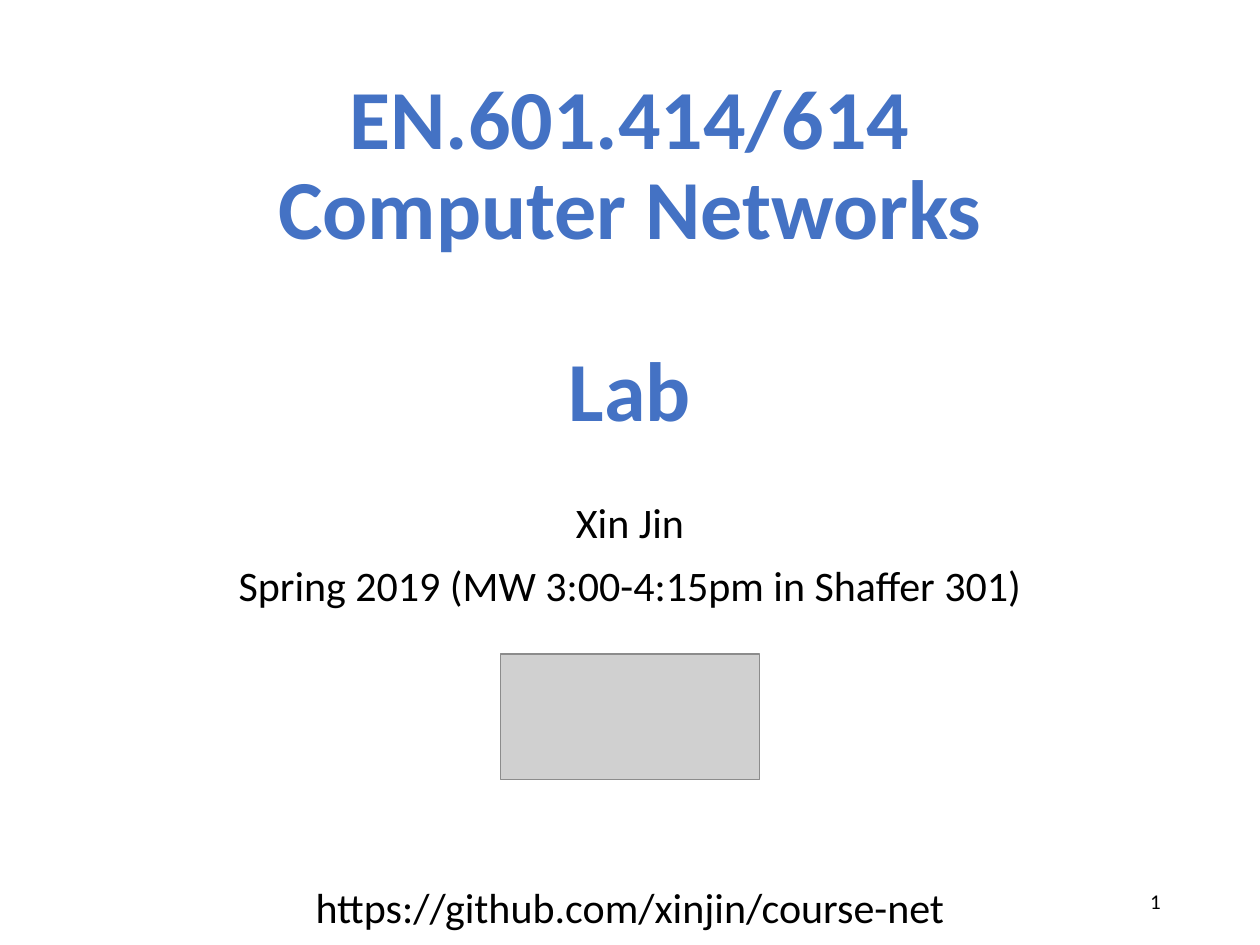
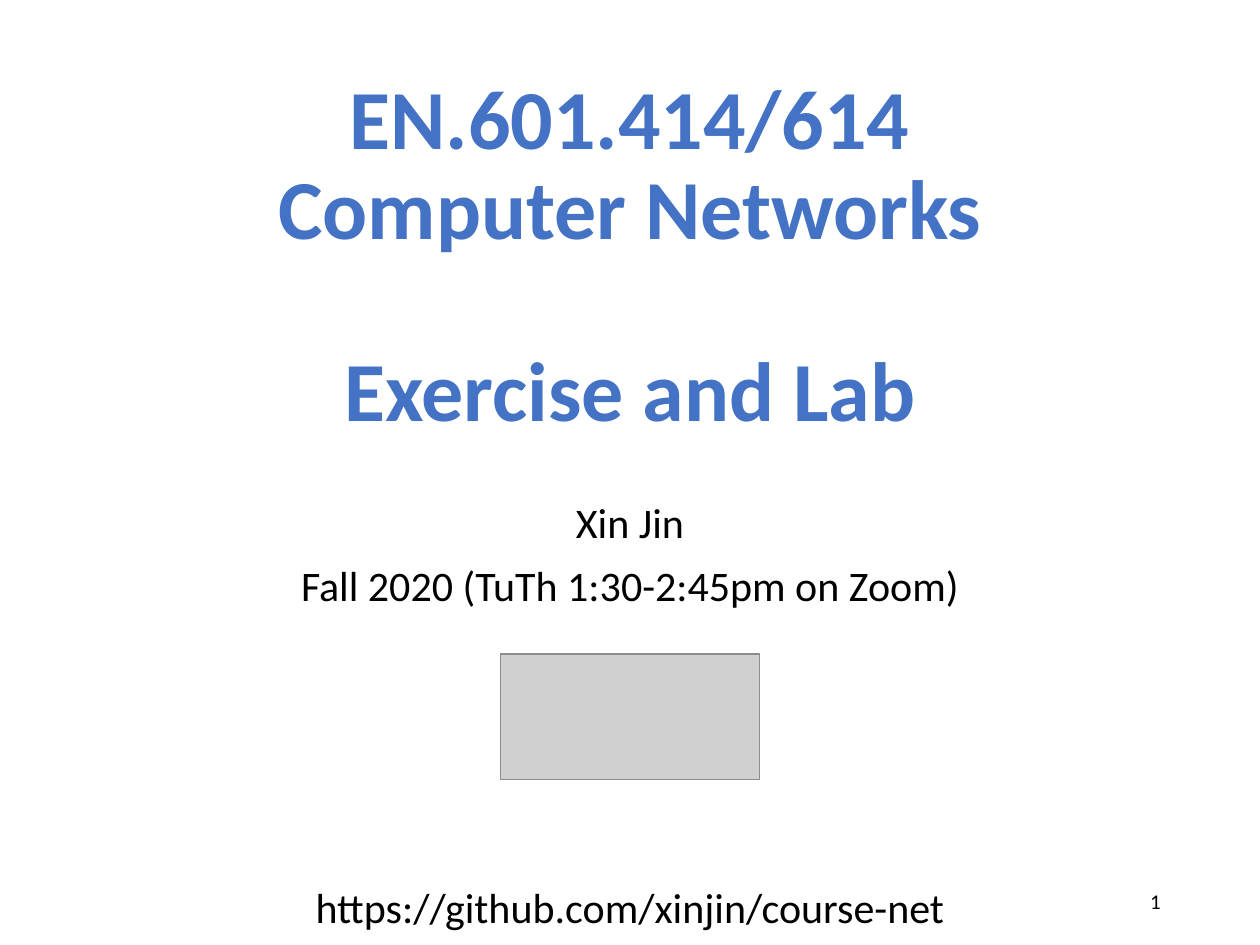
Before and after one commit to xinjin/course-net, a slide deck: slide 1 of slides/lab01.pptx. Drawn at 1260x945 pixels with LibreOffice and Linux fonts; fonts in the diff are those of the drawing; grey boxes stand for pictures. Boxes give left, top, right and bottom in pixels: in the first picture for what was removed or moved away, otherwise in the second. Text is boxed around its words. In the diff, an @@ line names an element or a change of style, - is before the commit and + after.

```diff
--- a/slides/lab01.pptx
+++ b/slides/lab01.pptx
@@ title at bbox=[278, 90, 981, 422]: text changed @@
-EN.601.414/614
-Computer Networks
-Lab
+EN.601.414/614
+Computer Networks
+Exercise and Lab
@@ subtitle at bbox=[301, 570, 959, 608]: text changed @@
-Spring 2019 (MW 3:00-4:15pm in Shaffer 301)
+Fall 2020 (TuTh 1:30-2:45pm on Zoom)
```
Also in this commit, not shown: 2 other slides changed, 1 other file.
